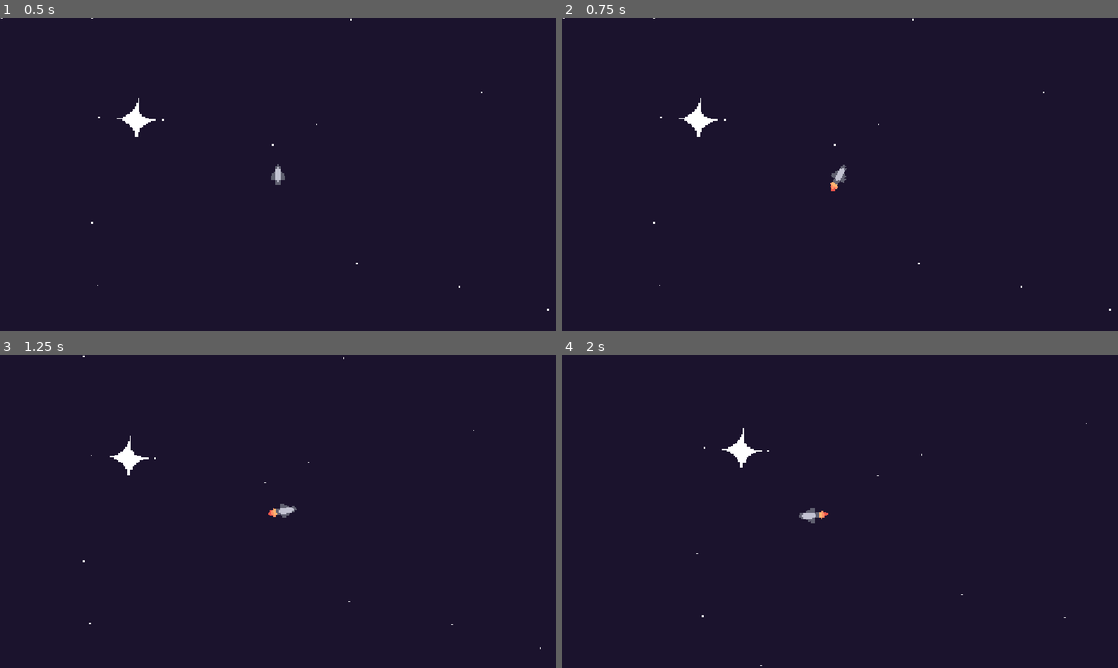
Above: before the commit, frames 1-4 (two rows, left to right).
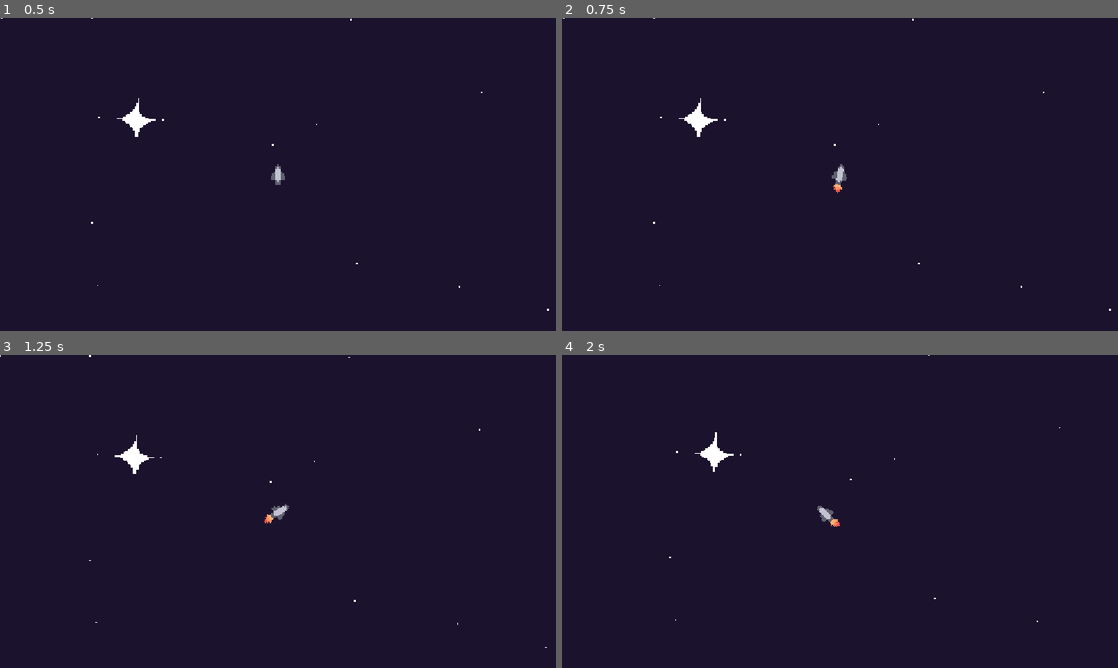
Above: after the commit, the same moments.

Repository: RedNinja17/8bitgamejam2026
Game: Godot game, scene res://scenes/game.tscn
Two runs of this game, one before a commit and one after it. Both use one fixed random seed, a clock stepped at 60 frames per second and the inputs below.
Inputs (mouse positions are in pixels of both pictures, inside the frame that each line leads up to):
- Up to frame 1 (0.5 s): no input
- Up to frame 2 (0.75 s): tap Enter at 0.5 s; move the mouse to (962, 158) at 0.52 s; click (962, 158) at 0.67 s
- Up to frame 3 (1.25 s): no input
- Up to frame 4 (2 s): move the mouse to (728, 527) at 1.27 s; click (728, 527) at 1.42 s

Frame 1 is identical in both runs. In frame 2, less than 0.1% of the frame differs, in the area x 48-52%, y 46-56%; in frame 3, 0.4%; in frame 4, 0.7%, in the area x 19-95%, y 0-100%.

Commit message:
Tuned speed of rocket

Diff:
--- a/space-game/scripts/player.gd
+++ b/space-game/scripts/player.gd
@@ -1,9 +1,9 @@
 extends CharacterBody2D
 const MAX_SPEED = 400.0
-const ACEL_DUR = 1.5 #s
+const ACEL_DUR = 3.0 #s
 const DECEL_RATE = 300.0
 var accel_time = 0;
-const TURN_SPEED = 6.0
+const TURN_SPEED = 2.0
 var speed = 0.0
 var target = Vector2.ZERO
 
